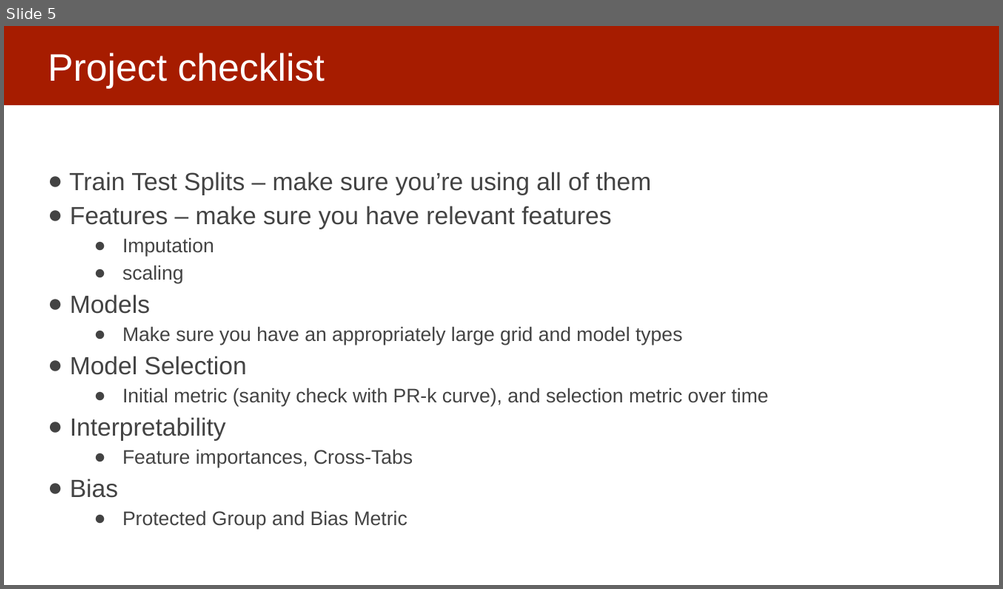
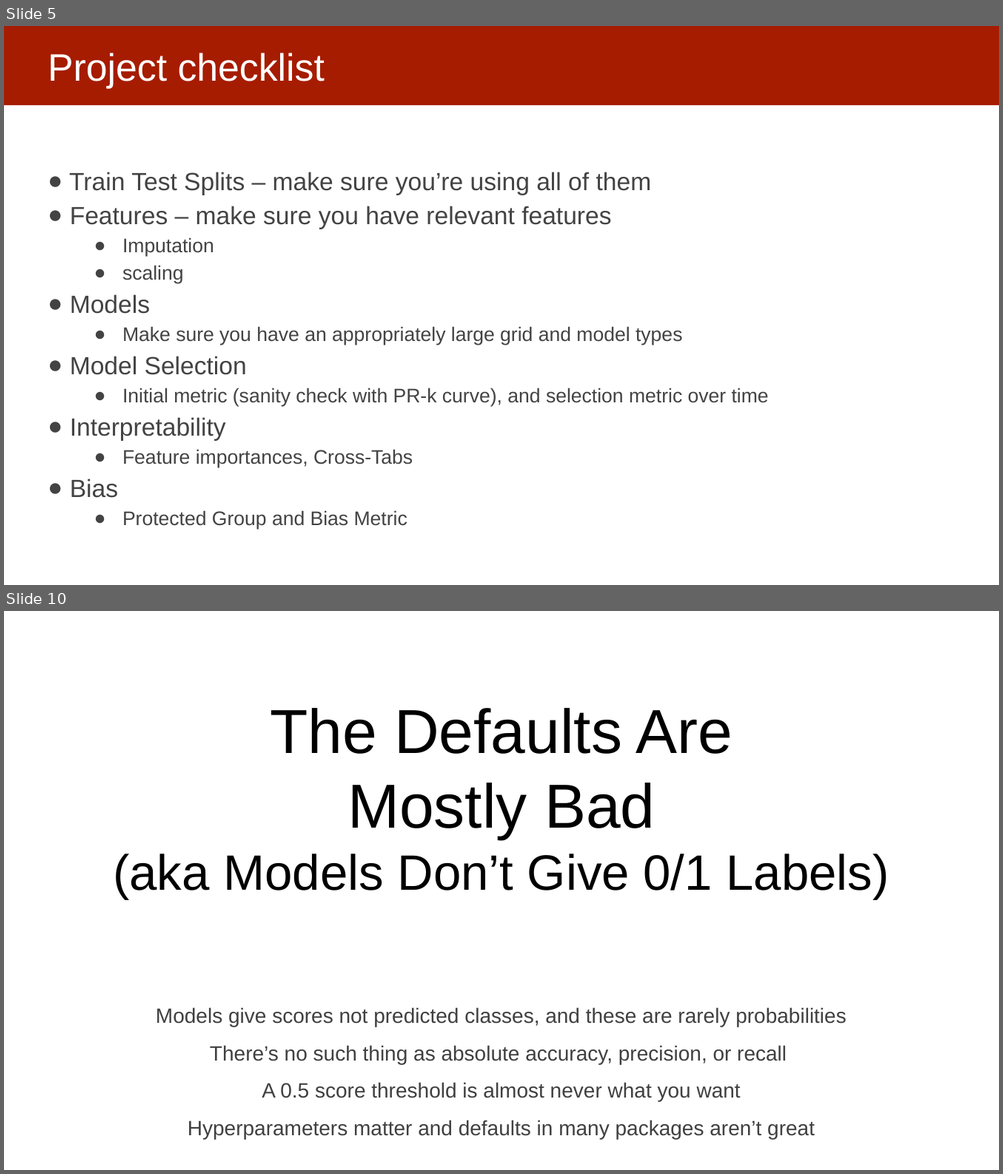
Before and after one commit to dssg/mlforpublicpolicylab, a slide deck: Lectures/21-causal-inference.pptx. Shown one above the other, each under a label of ours: slide 5 before the commit, slides 5 and 10 after it; the slides between them are not shown. The pictures are 1003x589 and 1003x1174 pixels, drawn with LibreOffice and Linux fonts; fonts in the diff are those of the drawing. Boxes give left, top, right and bottom in pixels: in the first picture for what was removed or moved away, otherwise in the second. Text is boxed around its words. In the diff, an @@ line names an element or a change of style, - is before the commit and + after.

```diff
--- a/Lectures/21-causal-inference.pptx
+++ b/Lectures/21-causal-inference.pptx
@@ slide 10 added at (4,611,999,1170), background #FFFFFF @@
@@ text added at (113,708,889,899), 48 pt, text #000000 @@
+The Defaults Are
+Mostly Bad
+(aka Models Don’t Give 0/1 Labels)
@@ text added at (156,1008,845,1139), 20 pt, text #404040 @@
+Models give scores not predicted classes, and these are rarely probabilities
+There’s no such thing as absolute accuracy, precision, or recall
+A 0.5 score threshold is almost never what you want
+Hyperparameters matter and defaults in many packages aren’t great
```
Also in this commit, not shown: 18 slides changed, 7 other slides added.
